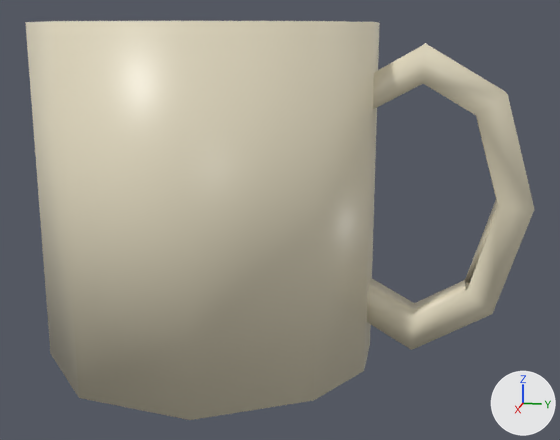
Renders of the Blender file VR Project/assets/models/Cup.blend from each side of a commit.
One viewpoint serves both versions: a camera (50 mm lens) standing at (4.48, 1.35, 0.96) and looking at (0.04, 0.46, -0.15). Arrows for +X, +Y and +Z are at lower right; the lights stay in place.
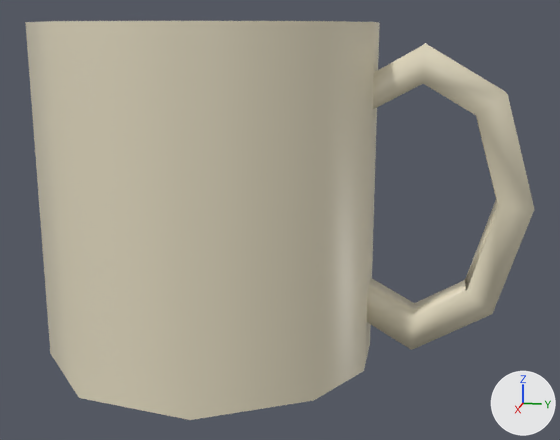
Boxes [x1, y1, x2, y2] around the edits, measured in the pictures (560 x 440 px):
part 1 of me_cylinder_001, cut back
    before: [364, 22, 380, 369]
    after: [364, 22, 380, 368]

Diff of the bpy script that builds the scene:
```diff
--- a/VR Project/assets/models/Cup.blend.py
+++ b/VR Project/assets/models/Cup.blend.py
@@ me_cylinder_001 @@
 # used by ob_cylinder; location = (0.0, 0.0, 0.0)
-me_cylinder_001.from_pydata(...)  # 72 vertices, 59 faces; spans x -0.98..0.98, y -0.94..1.9, z -1.0..1.0
+me_cylinder_001.from_pydata(...)  # 68 vertices, 56 faces; spans x -0.98..0.98, y -0.94..1.9, z -1.0..1.0
+# me_cylinder_001 part 1
+# 4 vertices are removed from x 0.0, y 0.76..1.0, z -1.0..1.0
+# 8 faces are deleted
+# 5 new faces join them
 me_cylinder_001.materials.append(mat_material_001)
```
